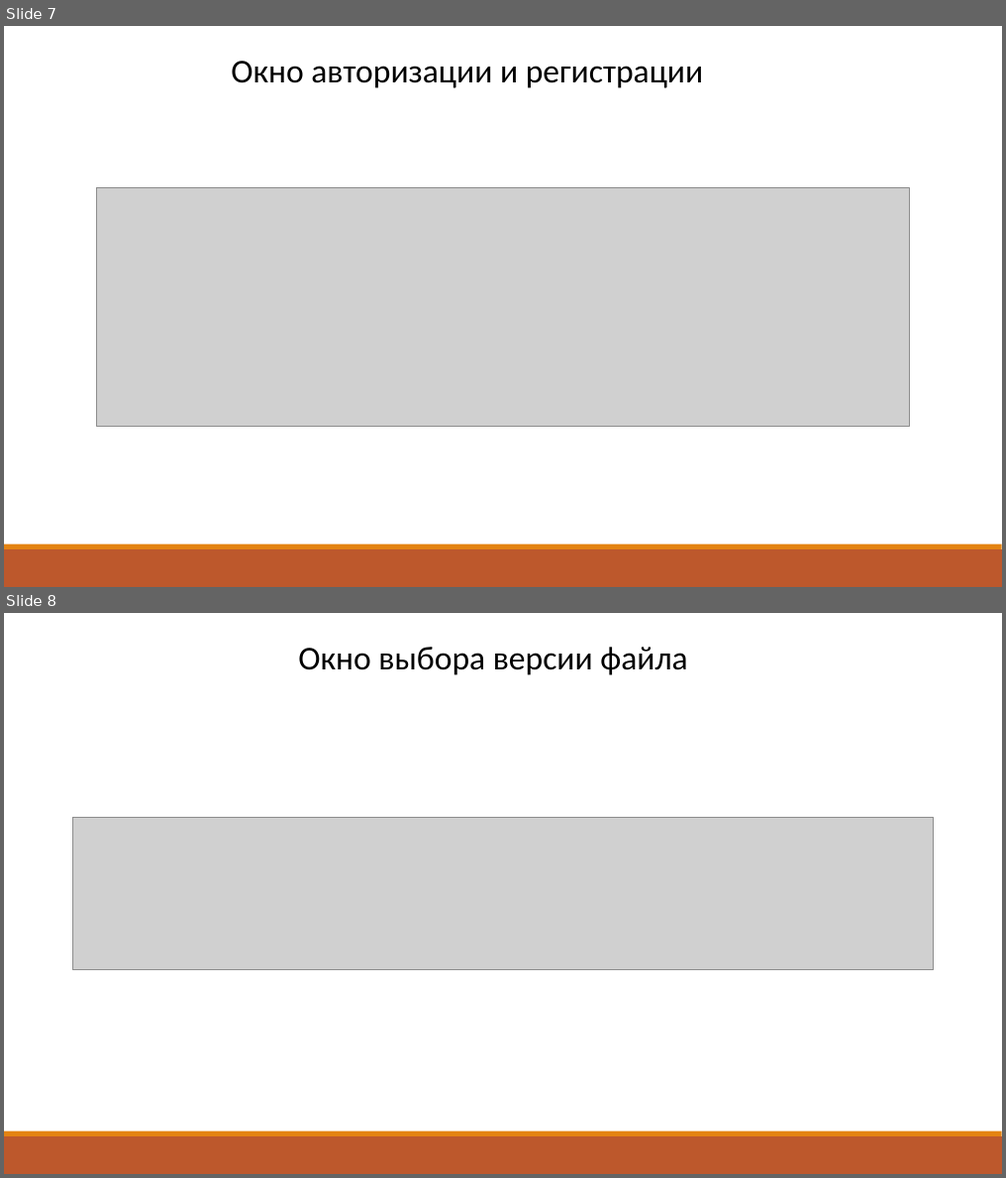
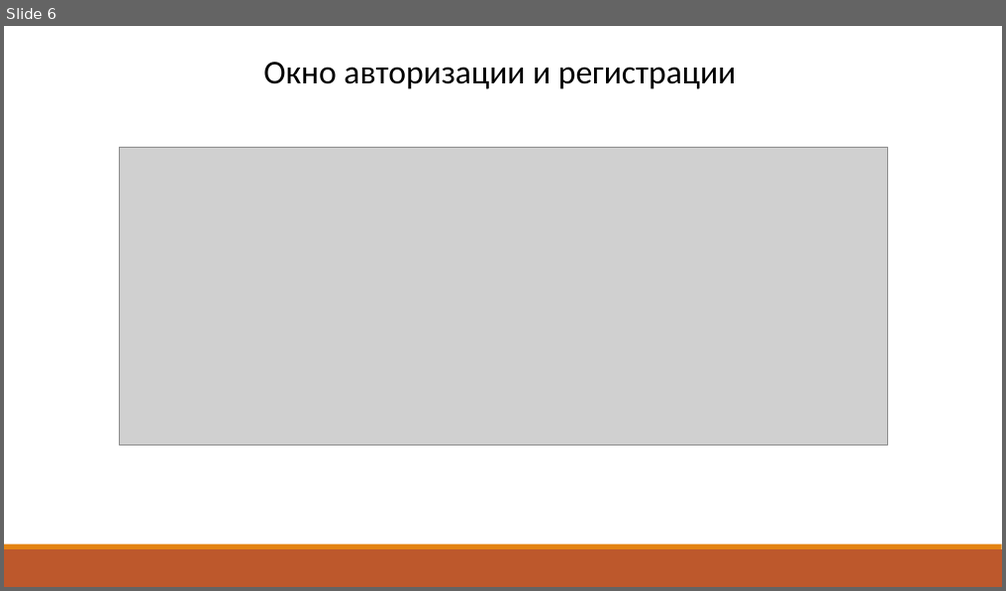
Before and after one commit to Artjxm/Uni-Dir-Across-PCs, a slide deck: 3rd-Grade/Sixth-Semester/Course-Project/docs/Московка_АА_Презентация.pptx. Shown one above the other, each under a label of ours: slides 7 and 8 before the commit, slide 6 after it. The pictures are 1006x1178 and 1006x591 pixels, drawn with LibreOffice and Linux fonts; fonts in the diff are those of the drawing; grey boxes stand for pictures. Boxes give left, top, right and bottom in pixels: in the first picture for what was removed or moved away, otherwise in the second. Text is boxed around its words. In the diff, an @@ line names an element or a change of style, - is before the commit and + after.

```diff
--- a/3rd-Grade/Sixth-Semester/Course-Project/docs/Московка_АА_Презентация.pptx
+++ b/3rd-Grade/Sixth-Semester/Course-Project/docs/Московка_АА_Презентация.pptx
@@ slide 8 removed at [4,613,1002,1174], background #FFFFFF; not listed: 2 template elements that a slide beside it also shows @@
@@ text removed at [298,647,687,675] @@
-Окно выбора версии файла
@@ picture removed at [73,817,934,970] @@
@@ what was slide 7 is now slide 6 @@
@@ slide 6 changed as well @@
@@ text "Окно авторизации и регистрации": place and size @@
-text "Окно авторизации и регистрации" at [231,61,703,88]
+text "Окно авторизации и регистрации" at [263,62,736,89]
@@ picture: place and size @@
-picture at [97,187,909,427]
+picture at [119,148,887,446]
```
Also in this commit, not shown: 3 other slides changed, 7 slides added, 7 other slides removed, 4 other files.
